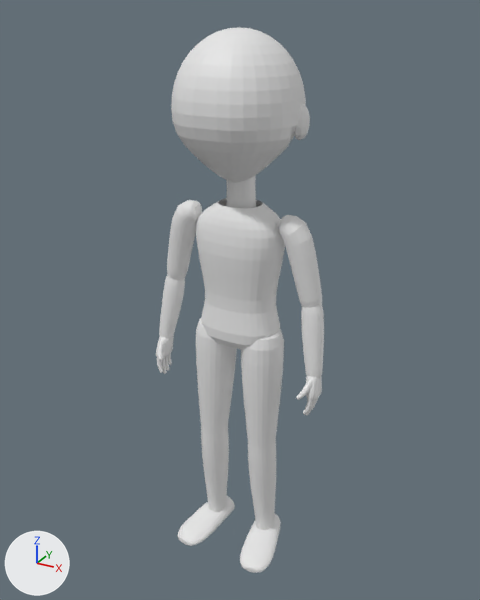
Before and after pictures for a commit that changed the glTF model models/base_f.glb.
Camera for both pictures: a camera (50 mm lens) standing at (0.983, -1.782, 1.906) and looking at (-0.012, 0.028, 1.001). Lighting does not change. The marker at lower left points along +X, +Y and +Z. The older version comes first.

Objects in the first picture: 'armL1.skin.upperarmL.uarm', 'armL2.skin.forearmL.farm', 'armR1.skin.upperarmR.uarm', 'body.skin.neck', 'body.skin.torso.torso', 'head.skin.earL', 'head.skin.head', 'legL.skin.footL.foot', 'legL.skin.shinL.shin', 'legL.skin.thighL.thigh', 'legR.skin.footR.foot', 'legR.skin.shinR.shin', 'legR.skin.thighR.thigh' and 9 more.
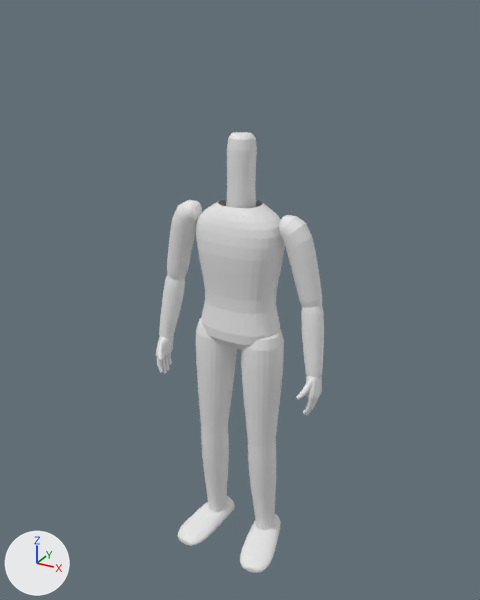
Boxes [x1, y1, x2, y2] around the edits, measured in the pictures (480 x 600 px):
'head.skin.head', deleted
    before: [171, 27, 306, 182]
'head.skin.earL', deleted
    before: [294, 104, 310, 140]
part 1 of me_neck, cut back
    before: [226, 175, 256, 205]
    after: [226, 132, 257, 205]

The change, as a diff of the scene's bpy script:
```diff
--- a/models/base_f.glb.py
+++ b/models/base_f.glb.py
@@ me_neck @@
 # used by ob_body_skin_neck; location = (0.0, 0.0, 0.0)
-me_neck.from_pydata(...)  # 120 vertices, 192 faces; spans x -0.05..0.05, y -0.034..0.062, z 1.31..1.471
+me_neck.from_pydata(...)  # 193 vertices, 360 faces; spans x -0.05..0.05, y -0.034..0.064, z 1.31..1.56
+# me_neck part 1
+# 24 vertices are removed from x -0.046..0.046, y -0.034..0.058, z 1.469..1.471
+# 48 faces are deleted
+# 4 vertices in x -0.043..0.043, y 0.002..0.025, z 1.39..1.43 move by (0.0, 0.001, 0.0)
+# 3 vertices in x -0.039..-0.032, y -0.018..0.045, z 1.39 move by (0.001, 0.001, 0.0)
+# 3 vertices in x 0.032..0.039, y -0.018..0.045, z 1.39 move by (-0.001, 0.001, 0.0)
+# 3 vertices in x -0.022..0.022, y 0.052..0.058, z 1.431 move by (0.0, 0.001, -0.002)
+# 3 vertices in x -0.022..0.022, y -0.032..-0.026, z 1.429 move by (0.0, 0.003, 0.002)
+# 28 vertices move from x -0.045..0.045, y -0.031..0.058, z 1.389..1.431 to x -0.044..0.044, y -0.03..0.058, z 1.389..1.431
+# 87 vertices are added at x -0.046..0.046, y -0.029..0.064, z 1.47..1.56
+# 5 new vertices lie (0.0, 0.002, 0.041) away from vertices in x -0.043..0.043, y 0.025..0.058, z 1.43..1.431
+# 5 new vertices lie (0.0, 0.001, 0.042) away from vertices in x -0.039..0.039, y -0.027..-0.006, z 1.472..1.473
+# 216 new faces join them
 me_neck.materials.append(mat_skin)
@@ ob_head_skin_earl @@
-ob_head_skin_earl = bpy.data.objects.new('head.skin.earL', me_earl)
-ob_head_skin_earl.location = (0.0, 0.0, 0.0)
@@ ob_head_skin_head @@
-ob_head_skin_head = bpy.data.objects.new('head.skin.head', me_head)
-ob_head_skin_head.location = (0.0, 0.0, 0.0)
```
